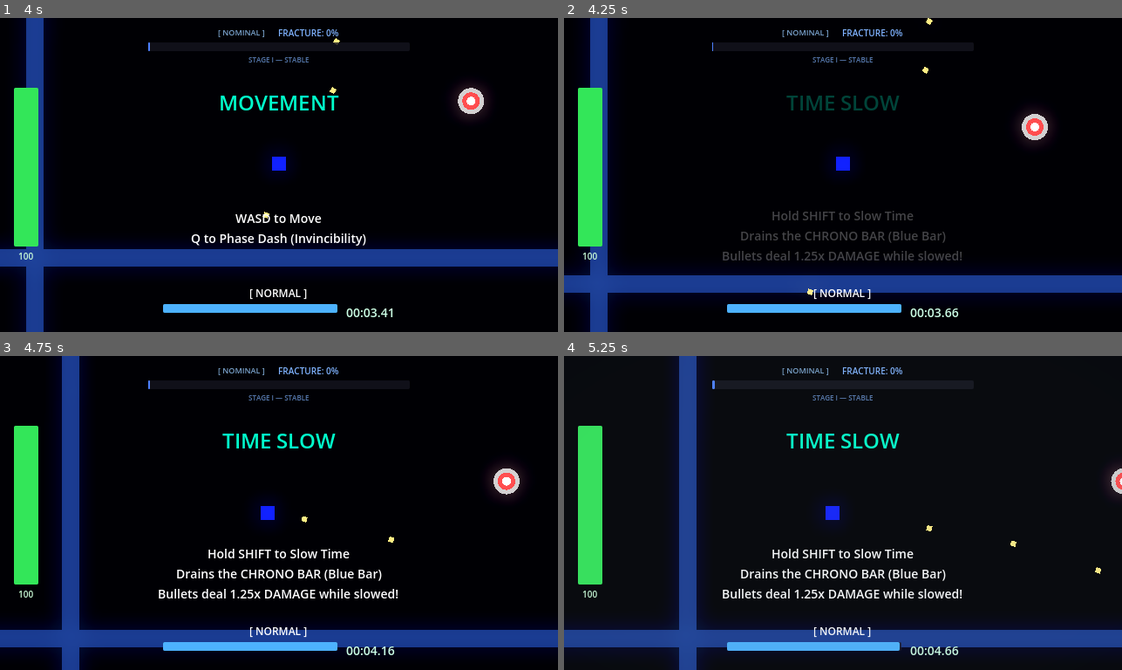
Above: before the commit, frames 1-4 (two rows, left to right).
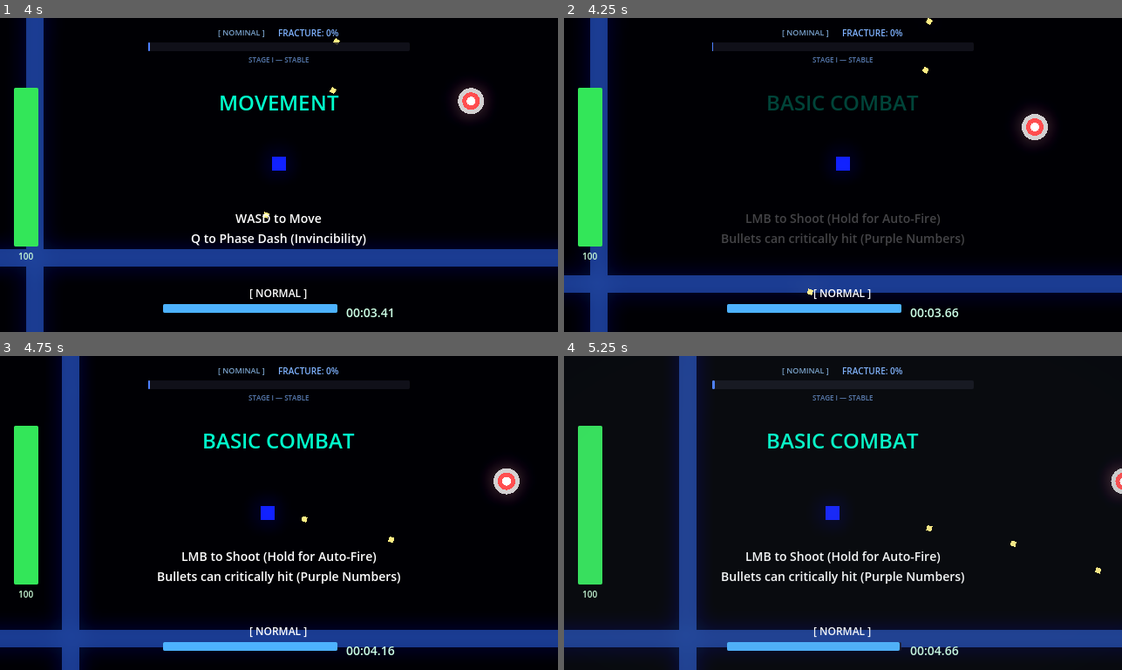
Above: after the commit, the same moments.

Repository: scarf-y/Polychron
Game: Godot game, scene res://scenes/ui/main_menu.tscn
The game is run twice, just before and just after one commit, with the same random seed, the same clock (stepped at 60 frames per second) and the same inputs.
Inputs (mouse positions are in pixels of both pictures, inside the frame that each line leads up to):
- Up to frame 1 (4 s): click "INITIATE TUTORIAL" at 0.5 s; tap Enter at 1.25 s; move the mouse to (401, 159) at 1.27 s; press the mouse at (401, 159) at 1.28 s; hold D (move_right) 1.28-2.03 s; move the mouse to (167, 190) at 2.02 s; release the mouse at (167, 190) at 2.03 s; hold S (move_down) 2.03-2.78 s; tap Q (dash) at 2.1 s; click (167, 190) at 2.3 s; move the mouse to (334, 105) at 2.77 s; press the mouse at (334, 105) at 2.78 s; hold D (move_right) 2.78-3.53 s; move the mouse to (251, 237) at 3.52 s; release the mouse at (251, 237) at 3.53 s; hold W (move_up) from 3.53 s (still down); tap E (time_erase) at 3.6 s; click (251, 237) at 3.8 s
- Up to frame 2 (4.25 s): keep holding W (move_up)
- Up to frame 3 (4.75 s): move the mouse to (446, 560) at 4.27 s; release W (move_up) at 4.28 s; press the mouse at (446, 560) at 4.28 s; hold A (move_left) from 4.28 s (still down); tap Shift (time_slow) at 4.35 s
- Up to frame 4 (5.25 s): keep holding A (move_left); move the mouse to (675, 465) at 5.02 s; release the mouse at (675, 465) at 5.03 s; tap Space (time_stop) at 5.1 s

Frame 1 is identical in both runs. In frame 2, 2.3% of the frame differs, in the area x 28-72%, y 24-78%; in frame 3, 3.0%; in frame 4, 3.0%.

Commit message:
feat: add shooting tutorial and fix HUD timer overlap

Diff:
--- a/scripts/hud.gd
+++ b/scripts/hud.gd
@@ -185,8 +185,8 @@
 	bottom_container.grow_horizontal = Control.GROW_DIRECTION_BOTH
 	bottom_container.grow_vertical = Control.GROW_DIRECTION_BEGIN
 	bottom_container.offset_bottom = -12.0
-	bottom_container.offset_left = -150.0
-	bottom_container.offset_right = 150.0
+	bottom_container.offset_left = -200.0
+	bottom_container.offset_right = 200.0
 	bottom_container.alignment = BoxContainer.ALIGNMENT_CENTER
 	add_child(bottom_container)
 
--- a/scripts/tutorial_level.gd
+++ b/scripts/tutorial_level.gd
@@ -12,11 +12,17 @@
 var _pending_step: bool = false
 var _has_moved: bool = false
 var _has_dashed: bool = false
+var _has_shot: bool = false
 var steps = [
 	{
 		"title": "MOVEMENT",
 		"info": "WASD to Move\nQ to Phase Dash (Invincibility)",
 		"condition": "move"
+	},
+	{
+		"title": "BASIC COMBAT",
+		"info": "LMB to Shoot (Hold for Auto-Fire)\nBullets can critically hit (Purple Numbers)",
+		"condition": "shoot"
 	},
 	{
 		"title": "TIME SLOW",
@@ -58,6 +64,11 @@
 	TimeManager.lockdown_changed.connect(_on_lockdown_changed)
 
 func _process(_delta: float) -> void:
+	# Cap fracture in tutorial until the final combat phase
+	if current_step < 5:
+		if TimeManager.fracture_level > 95.0:
+			TimeManager.fracture_level = 95.0
+
 	match current_step:
 		0: # Movement
 			if not _has_moved:
@@ -71,22 +82,29 @@
 			if not _pending_step and _has_moved and _has_dashed:
 				_pending_step = true
 				_next_step_delayed(2.0)
-		1: # Slow
+		1: # Shooting
+			if not _has_shot and Input.is_action_just_pressed("shoot"):
+				_has_shot = true
+
+			if not _pending_step and _has_shot:
+				_pending_step = true
+				_next_step_delayed(2.0)
+		2: # Slow
 			if not _pending_step and Input.is_action_just_pressed("time_slow"):
 				_pending_step = true
 				_next_step_delayed(3.0)
-		2: # Stop
+		3: # Stop
 			if not _pending_step and Input.is_action_just_pressed("time_stop"):
 				_pending_step = true
 				_next_step_delayed(3.0)
-		3: # Erase
+		4: # Erase
 			if not _pending_step and Input.is_action_just_pressed("time_erase"):
 				_pending_step = true
 				_next_step_delayed(4.0)
-		4: # Kill/Fracture
-			# This might be triggered by a dummy death or just waiting
+		5: # Kill/Fracture
+			# This is triggered by dummy death or signal
 			pass
-		5: # Finish
+		6: # Finish
 			if Input.is_key_pressed(KEY_ENTER):
 				GameJuice.transition_to_scene("res://scenes/ui/main_menu.tscn")
 
@@ -97,7 +115,7 @@
 	info_label.text = step.info
 
 	# If we are in the kill step, make sure dummy exists and is initially invincible
-	if current_step == 4 and has_node("Dummy"):
+	if current_step == 5 and has_node("Dummy"):
 		$Dummy.is_invincible = not TimeManager.is_lockdown
 
 	# Animate UI
